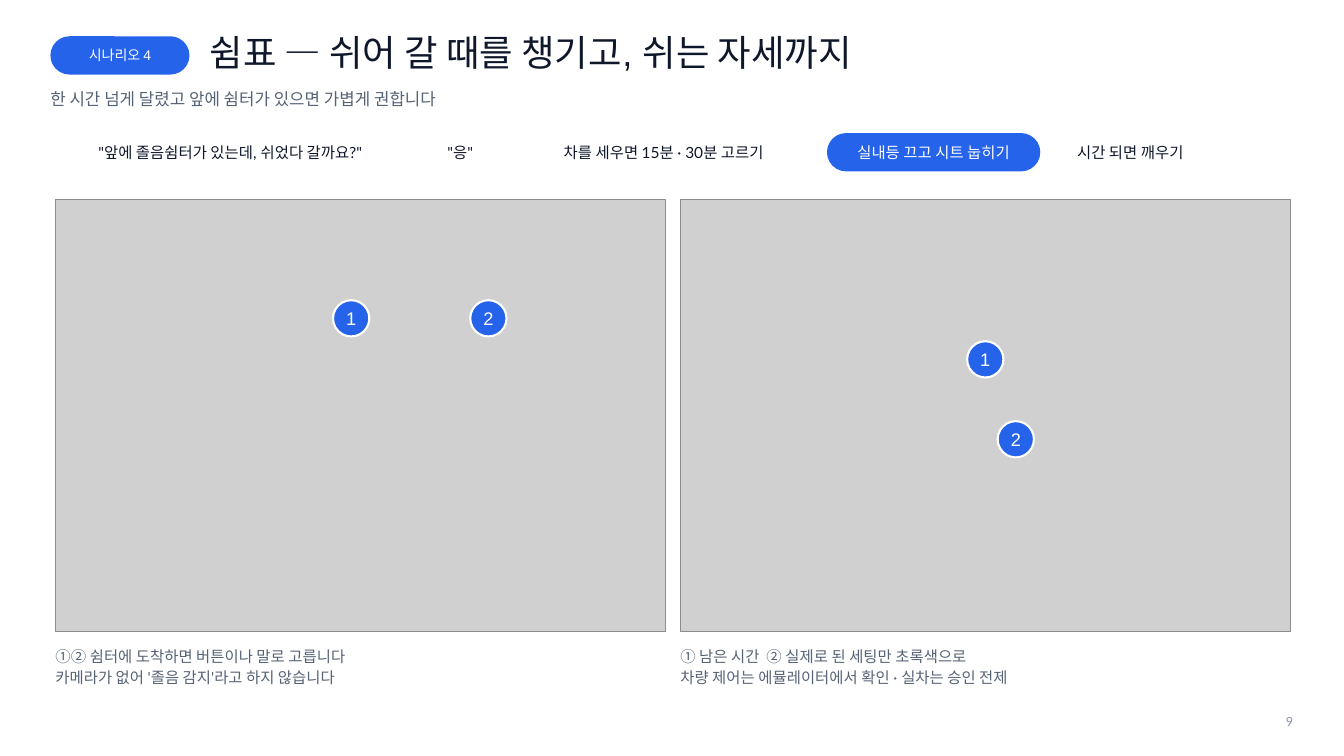
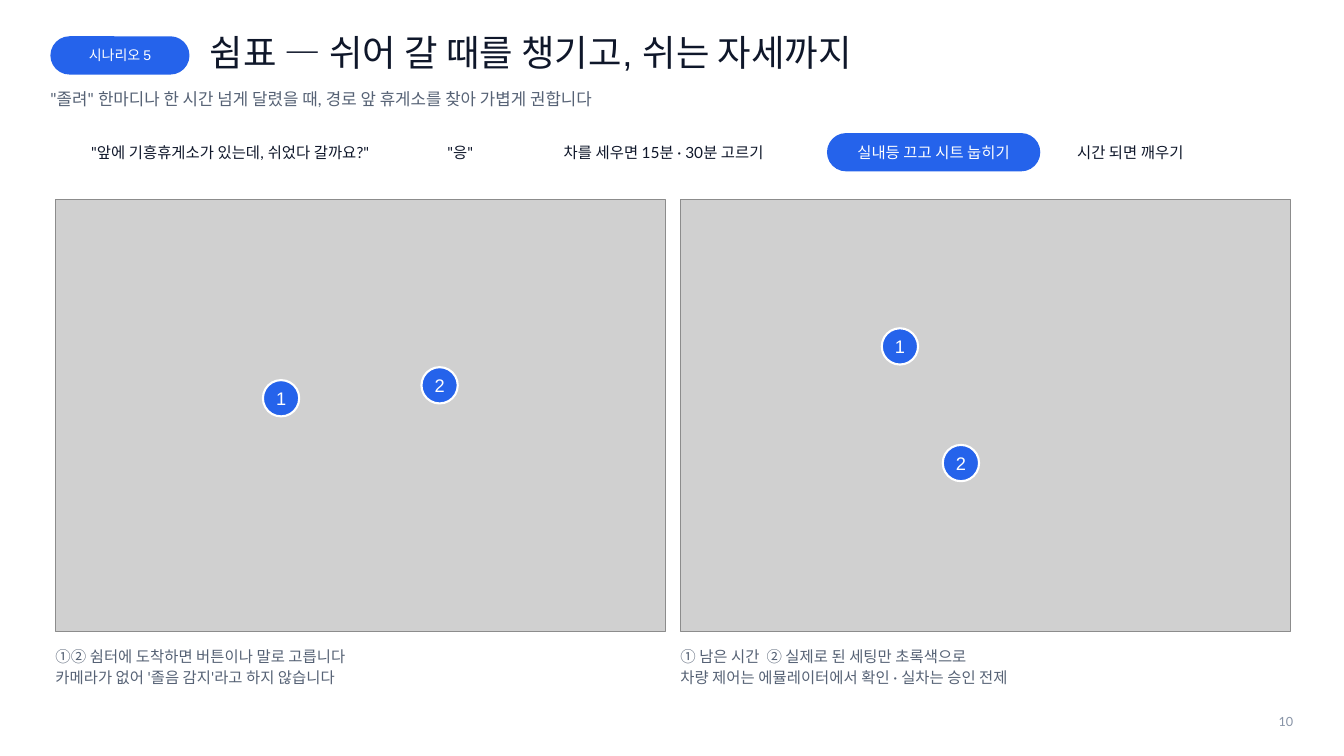
Before and after one commit to somanghao/hyunbiseo, a slide deck: slide 10 of docs/submission/현비서_소개자료.pptx (slide 9 before the commit). Drawn at 1344x756 pixels with LibreOffice and Linux fonts; fonts in the diff are those of the drawing; grey boxes stand for pictures; background and template pictures are left out. Boxes give left, top, right and bottom in pixels: in the first picture for what was removed or moved away, otherwise in the second. Text is boxed around its words. In the diff, an @@ line names an element or a change of style, - is before the commit and + after.

```diff
--- a/docs/submission/현비서_소개자료.pptx
+++ b/docs/submission/현비서_소개자료.pptx
@@ text in rounded rectangle at (89,48,151,61): text changed @@
-시나리오 4
+시나리오 5
@@ text at (50,91,592,107): text changed @@
-한 시간 넘게 달렸고 앞에 쉼터가 있으면 가볍게 권합니다
+"졸려" 한마디나 한 시간 넘게 달렸을 때, 경로 앞 휴게소를 찾아 가볍게 권합니다
@@ text at (91,145,369,160): text changed @@
-"앞에 졸음쉼터가 있는데, 쉬었다 갈까요?"
+"앞에 기흥휴게소가 있는데, 쉬었다 갈까요?"
@@ ellipse "1": place and size @@
-ellipse "1" at (968,342,1004,378)
+ellipse "1" at (882,329,919,365)
@@ ellipse "1": place and size @@
-ellipse "1" at (333,300,369,337)
+ellipse "1" at (263,380,299,416)
@@ ellipse "2": place and size @@
-ellipse "2" at (471,300,507,337)
+ellipse "2" at (421,367,458,403)
@@ ellipse "2": place and size @@
-ellipse "2" at (998,421,1034,458)
+ellipse "2" at (943,445,979,481)
@@ text at (1279,717,1294,726): text changed @@
-9
+10
```
Also in this commit, not shown: 11 other slides changed, 4 slides added, 20 other files.
